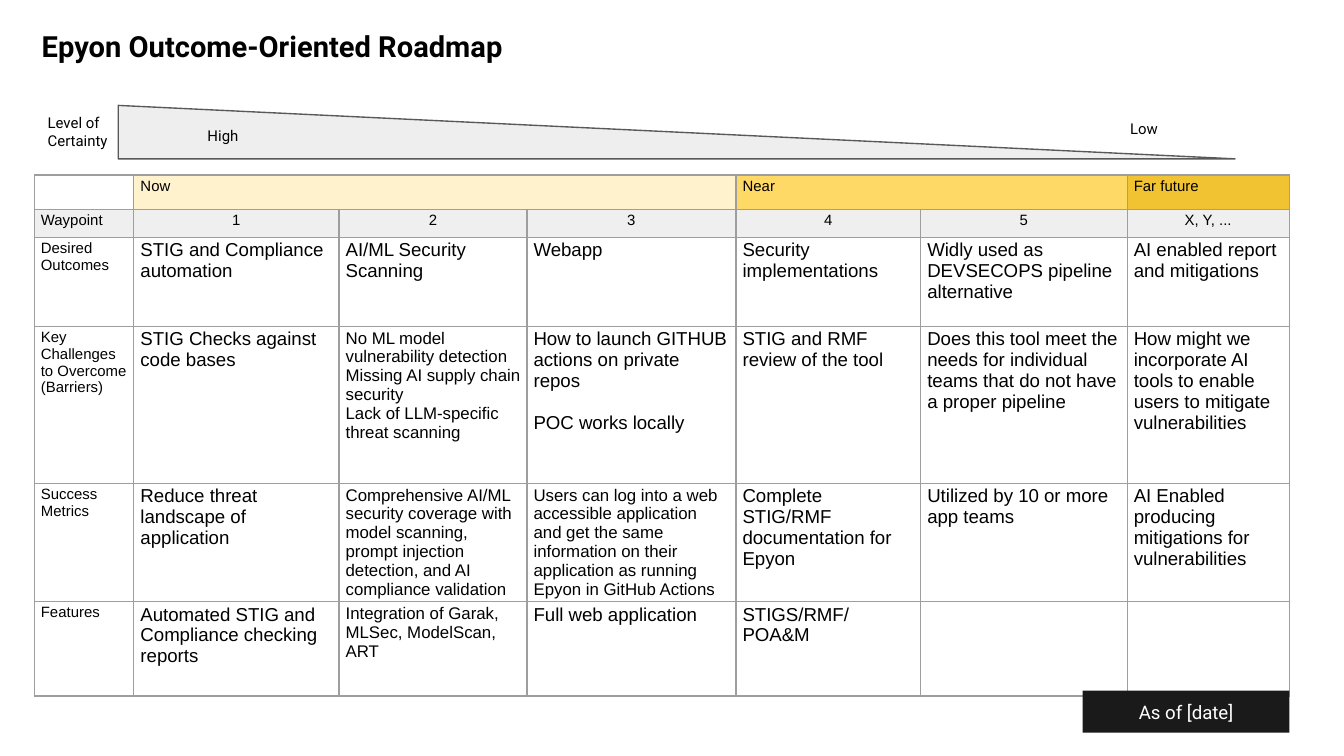
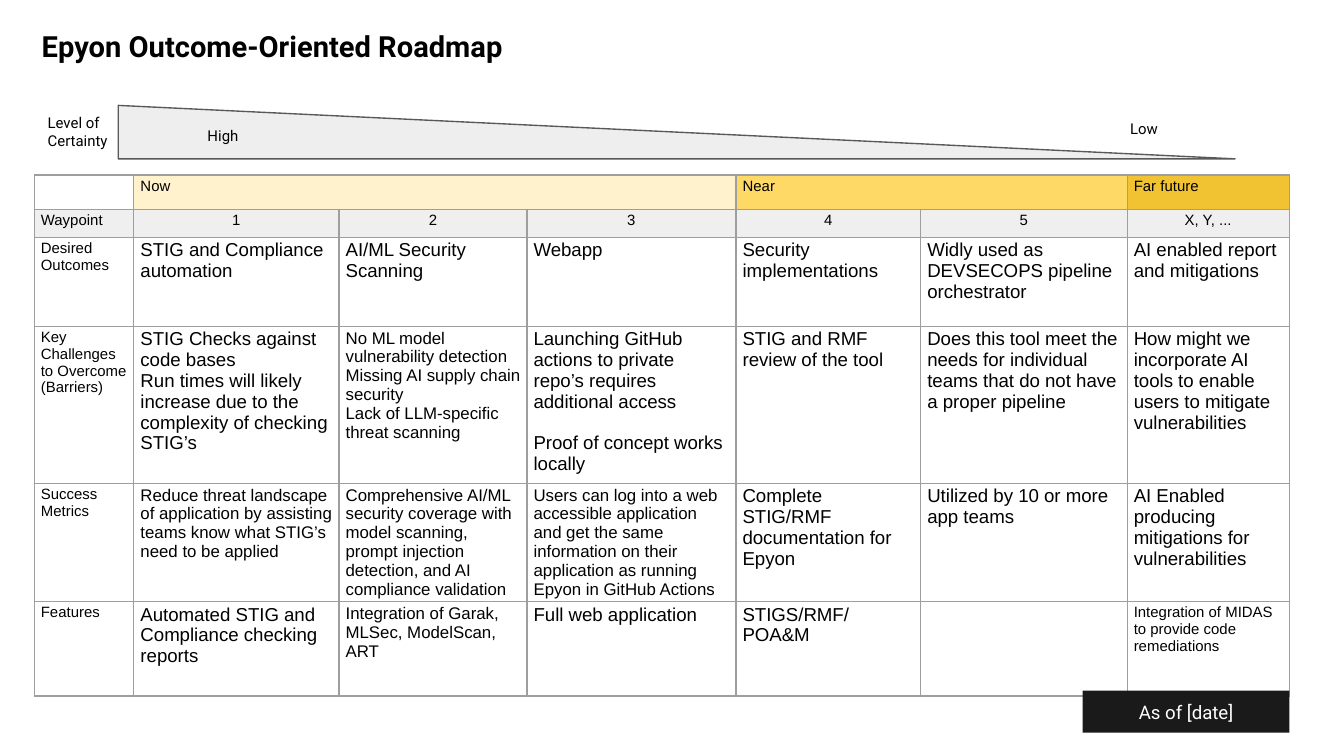
Before and after one commit to MetroStar/epyon, a slide deck: slide 2 of Epyon Road Map.pptx. Drawn at 1344x756 pixels with LibreOffice and Linux fonts; fonts in the diff are those of the drawing. Boxes give left, top, right and bottom in pixels: in the first picture for what was removed or moved away, otherwise in the second. Text is boxed around its words. In the diff, an @@ line names an element or a change of style, - is before the commit and + after.

Commit message:
chore: update Epyon Road Map presentation

```diff
--- a/Epyon Road Map.pptx
+++ b/Epyon Road Map.pptx
@@ table at [34,175,1290,715] @@
-row 3, column 6: Widly used as DEVSECOPS pipeline alternative
+row 3, column 6: Widly used as DEVSECOPS pipeline orchestrator
-row 4, column 2: STIG Checks against code bases
+row 4, column 2: STIG Checks against code bases / Run times will likely increase due to the complexity of checking STIG’s
-row 4, column 4: How to launch GITHUB actions on private repos / POC works locally
+row 4, column 4: Launching GitHub actions to private repo’s requires additional access / Proof of concept works locally
-row 5, column 2: Reduce threat landscape of application
+row 5, column 2: Reduce threat landscape of application by assisting teams know what STIG’s need to be applied
-row 6, column 7: 
+row 6, column 7: Integration of MIDAS to provide code remediations
```
